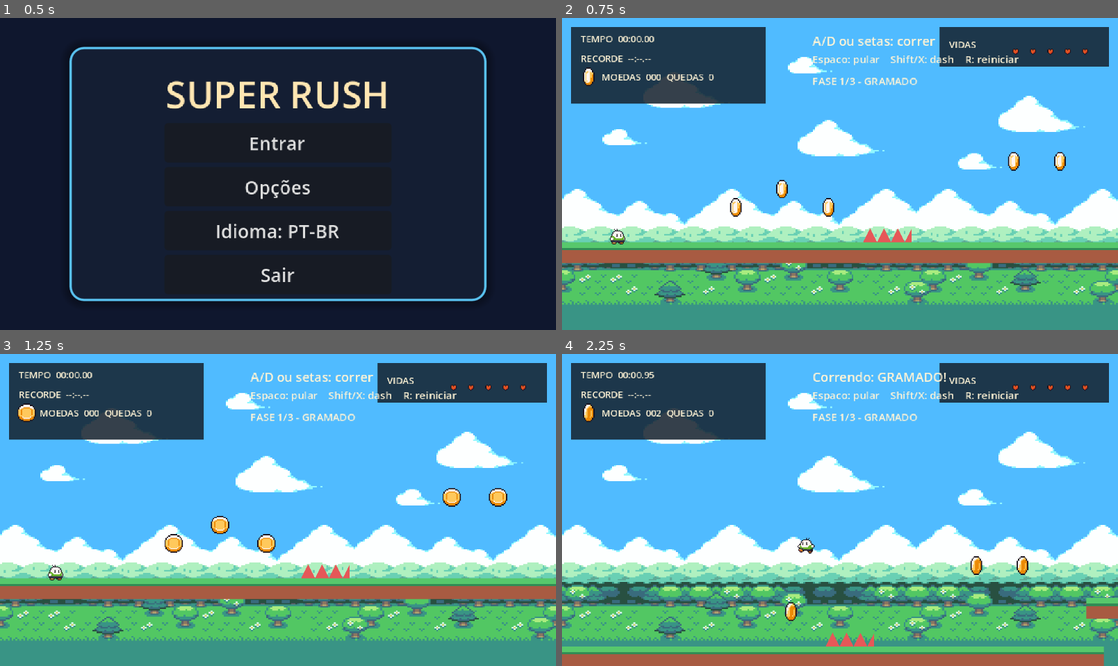
Above: before the commit, frames 1-4 (two rows, left to right).
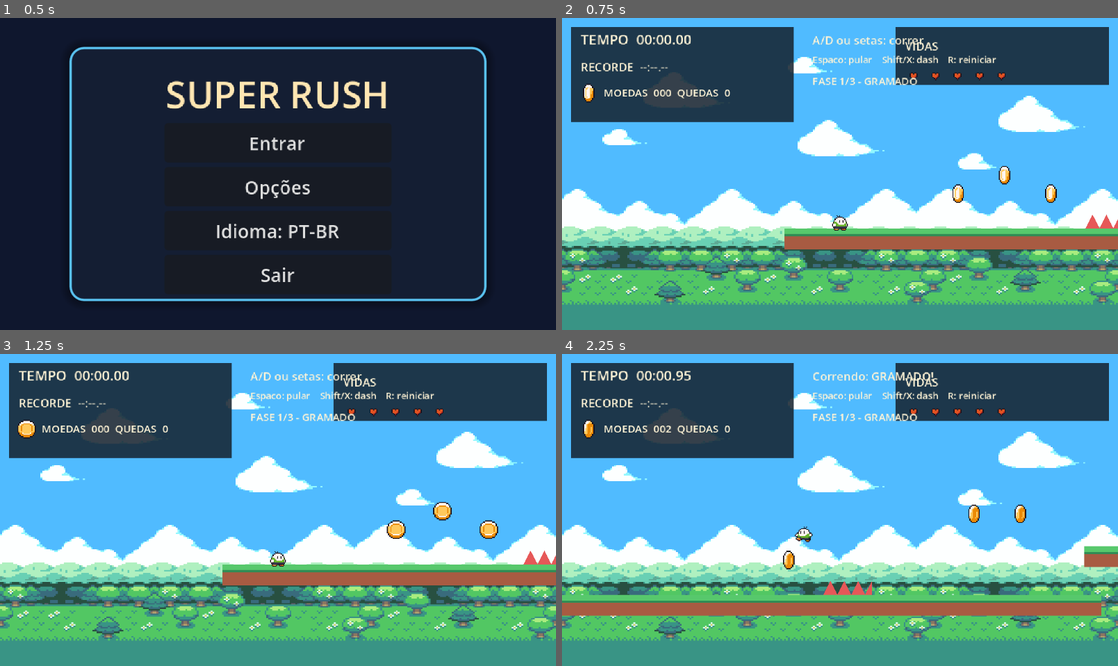
Above: after the commit, the same moments.

Repository: D124R/SuperRush
Game: Godot game, scene res://scenes/title_screen.tscn
Same seed, same stepped clock (60 frames per second), same inputs: the game is played once before the commit and once after it.
Inputs:
- Up to frame 1 (0.5 s): no input
- Up to frame 2 (0.75 s): click "Entrar" at 0.5 s
- Up to frame 3 (1.25 s): no input
- Up to frame 4 (2.25 s): tap Enter at 1.25 s; hold D (move_right) 1.28-2.03 s; tap Shift (dash) at 1.35, 2.1 s; tap Space (jump) at 1.52 s; hold A (move_left) from 2.03 s (still down)

Frame 1 is identical in both runs. In frame 2, 20% of the frame differs, in the area x 0-100%, y 2-79%; in frame 3, 20%; in frame 4, 23%, in the area x 0-100%, y 2-100%.

Commit message:
jogo funcionando

Diff:
--- a/scenes/player.tscn
+++ b/scenes/player.tscn
@@ -19,11 +19,12 @@
 
 [node name="Camera2D" type="Camera2D" parent="."]
 enabled = true
-offset = Vector2(0, -24)
+offset = Vector2(0, -12)
 zoom = Vector2(1, 1)
+process_callback = 1
 position_smoothing_enabled = true
-position_smoothing_speed = 6.0
-limit_left = 0
-limit_top = -80
+position_smoothing_speed = 8.0
+limit_left = -240
+limit_top = -120
 limit_right = 3180
 limit_bottom = 320
--- a/src/game.gd
+++ b/src/game.gd
@@ -390,12 +390,7 @@
 	player.position = checkpoint_position
 	player.run_started.connect(_on_run_started)
 	level.add_child(player)
-	player.camera.limit_left = 0
-	player.camera.limit_top = -80
-	player.camera.limit_right = roundi(stage_finish_x + 240.0)
-	player.camera.limit_bottom = 320
-	player.camera.offset = Vector2(0.0, -24.0)
-	player.camera.make_current()
+	player.configure_camera(roundi(stage_finish_x + 240.0))
 
 
 func _create_hud() -> void:
@@ -404,47 +399,47 @@
 
 	var panel := ColorRect.new()
 	panel.position = Vector2(8, 8)
-	panel.size = Vector2(168, 66)
+	panel.size = Vector2(192, 82)
 	panel.color = Color(0.08, 0.13, 0.18, 0.86)
 	hud.add_child(panel)
 
-	timer_label = _add_label(hud, Vector2(16, 12), Vector2(156, 15), "TEMPO  00:00.00", 8)
-	best_label = _add_label(hud, Vector2(16, 29), Vector2(156, 12), "RECORDE  --:--.--", 8)
+	timer_label = _add_label(hud, Vector2(16, 10), Vector2(176, 22), "TEMPO  00:00.00", 12)
+	best_label = _add_label(hud, Vector2(16, 35), Vector2(168, 16), "RECORDE  --:--.--", 10)
 	var coin_icon := Sprite2D.new()
 	coin_icon.texture = COIN_TEXTURE
 	coin_icon.hframes = 4
 	coin_icon.frame = 0
-	coin_icon.position = Vector2(23, 51)
+	coin_icon.position = Vector2(23, 65)
 	hud.add_child(coin_icon)
 	animated_coins.append(coin_icon)
-	stats_label = _add_label(hud, Vector2(34, 45), Vector2(136, 12), "MOEDAS  000  QUEDAS  0", 8)
+	stats_label = _add_label(hud, Vector2(36, 58), Vector2(156, 18), "MOEDAS  000  QUEDAS  0", 9)
 
 	var life_panel := ColorRect.new()
 	life_panel.anchor_left = 1.0
 	life_panel.anchor_right = 1.0
-	life_panel.offset_left = -154.0
+	life_panel.offset_left = -192.0
 	life_panel.offset_top = 8.0
 	life_panel.offset_right = -8.0
-	life_panel.offset_bottom = 42.0
+	life_panel.offset_bottom = 58.0
 	life_panel.color = Color(0.08, 0.13, 0.18, 0.86)
 	hud.add_child(life_panel)
 	_add_label(
 		life_panel,
 		Vector2(8, 9),
-		Vector2(48, 16),
+		Vector2(168, 16),
 		"VIDAS",
-		8
+		10
 	)
 	var life_meter_script: Script = load("res://src/life_meter.gd")
 	life_meter = Control.new()
-	life_meter.position = Vector2(60, 12)
-	life_meter.custom_minimum_size = Vector2(78, 12)
+	life_meter.position = Vector2(8, 30)
+	life_meter.custom_minimum_size = Vector2(92, 16)
 	life_meter.set_script(life_meter_script)
 	life_panel.add_child(life_meter)
 	life_meter.call("set_lives", lives)
 
-	status_label = _add_label(hud, Vector2(216, 12), Vector2(254, 18), "A/D ou setas: correr", 11)
-	_add_label(hud, Vector2(216, 29), Vector2(254, 18), "Espaco: pular    Shift/X: dash    R: reiniciar", 9)
+	status_label = _add_label(hud, Vector2(216, 12), Vector2(254, 18), "A/D ou setas: correr", 10)
+	_add_label(hud, Vector2(216, 30), Vector2(254, 18), "Espaco: pular    Shift/X: dash    R: reiniciar", 8)
 	stage_label = _add_label(hud, Vector2(216, 48), Vector2(254, 16), _stage_heading(), 9)
 
 	damage_flash = ColorRect.new()
--- a/src/life_meter.gd
+++ b/src/life_meter.gd
@@ -2,7 +2,7 @@
 
 const LIFE_COUNT: int = 5
 const HEART_TEXTURE: Texture2D = preload("res://assets/Mini FX, Items & UI/Mini FX, Items & UI/Common Pick-ups/Heart_Spin (16 x 16).png")
-const HEART_SIZE := Vector2(12.0, 12.0)
+const HEART_SIZE := Vector2(16.0, 16.0)
 const HEART_GAP := 3.0
 
 var current_lives: int = LIFE_COUNT
--- a/src/player.gd
+++ b/src/player.gd
@@ -11,7 +11,7 @@
 const RUN_SPEED: float = 285.0
 const ACCELERATION: float = 1900.0
 const FRICTION: float = 2300.0
-const JUMP_SPEED: float = -480.0
+const JUMP_SPEED: float = -420.0
 const GRAVITY: float = 1200.0
 const COYOTE_TIME: float = 0.11
 const JUMP_BUFFER_TIME: float = 0.12
@@ -82,6 +82,20 @@
 	dash_timer = 0.0
 
 
+func configure_camera(right_limit: int) -> void:
+	camera.enabled = true
+	camera.limit_left = -240
+	camera.limit_top = -120
+	camera.limit_right = right_limit
+	camera.limit_bottom = 320
+	camera.offset = Vector2(0.0, -12.0)
+	camera.position_smoothing_enabled = true
+	camera.position_smoothing_speed = 8.0
+	camera.process_callback = Camera2D.CAMERA2D_PROCESS_PHYSICS
+	camera.make_current()
+	camera.reset_smoothing()
+
+
 func play_hurt() -> void:
 	hurt_timer = 0.3
 	_set_sprite(HURT_TEXTURE, 1)
